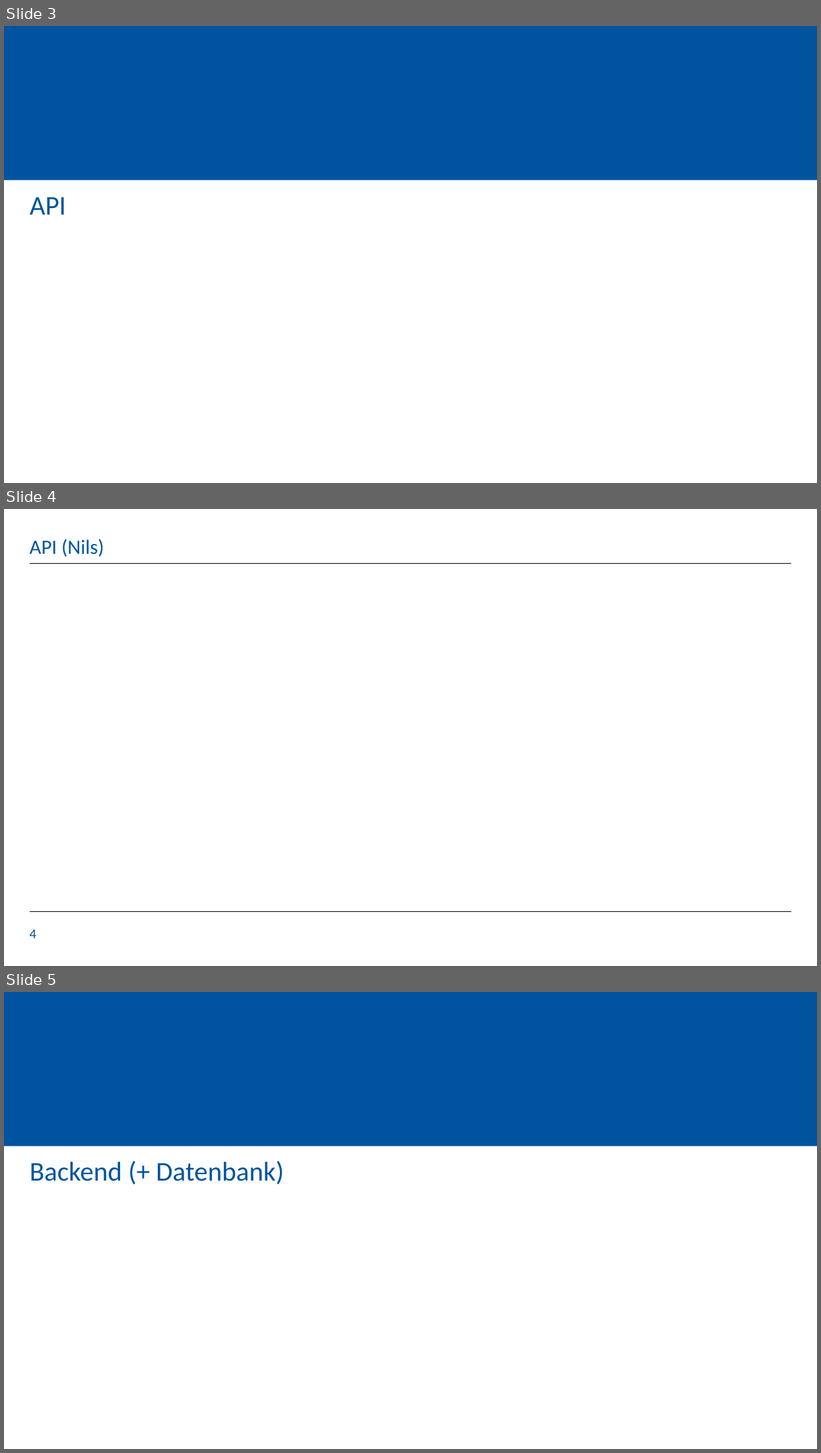
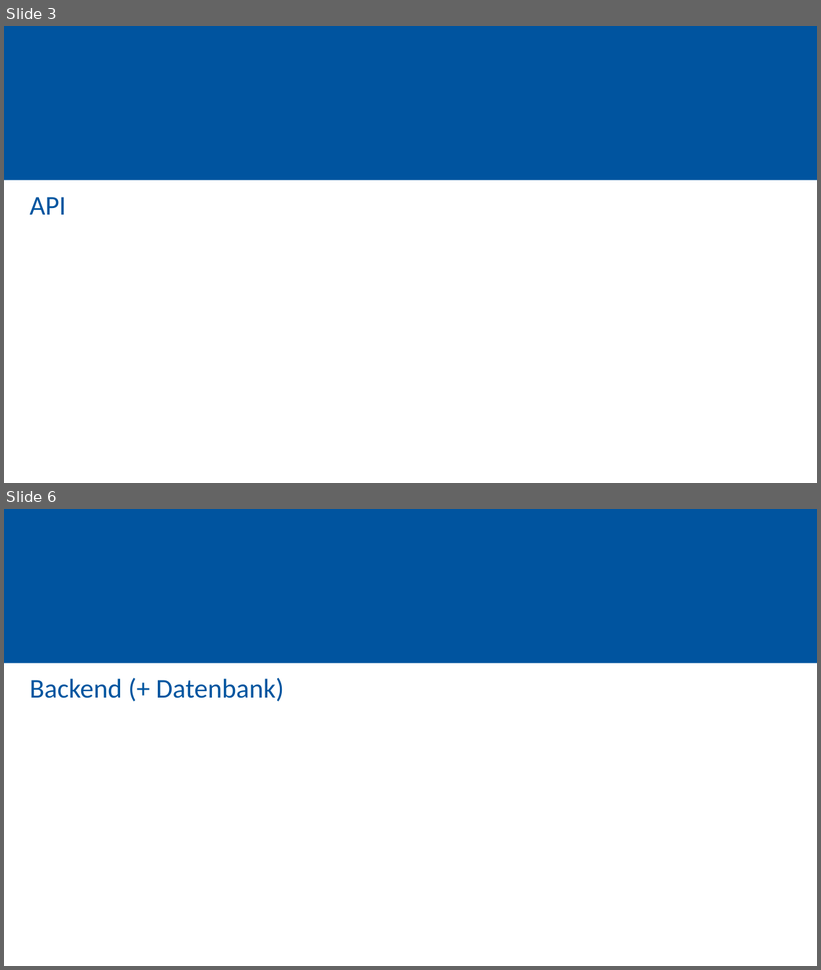
Before and after one commit to KaloyanT/gdis_test_suite, a slide deck: orga/Sprint_3_Presentation.pptx. Shown one above the other, each under a label of ours: slides 3, 4 and 5 before the commit, slides 3 and 6 after it; the slides between them are not shown. The pictures are 821x1453 and 821x970 pixels, drawn with LibreOffice and Linux fonts; fonts in the diff are those of the drawing; background and template pictures are left out. Boxes give left, top, right and bottom in pixels: in the first picture for what was removed or moved away, otherwise in the second. Text is boxed around its words. In the diff, an @@ line names an element or a change of style, - is before the commit and + after.

```diff
--- a/orga/Sprint_3_Presentation.pptx
+++ b/orga/Sprint_3_Presentation.pptx
@@ slide 4 removed at (4, 509, 817, 966), background #FFFFFF @@
@@ title removed at (30, 539, 104, 557) @@
-API (Nils)
@@ line removed from (30, 563) to (791, 563) @@
@@ line removed from (30, 912) to (791, 912) @@
@@ page number removed at (30, 929, 36, 939) @@
-4
@@ what was slide 5 is now slide 6 @@
```
Also in this commit, not shown: 2 slides added.
